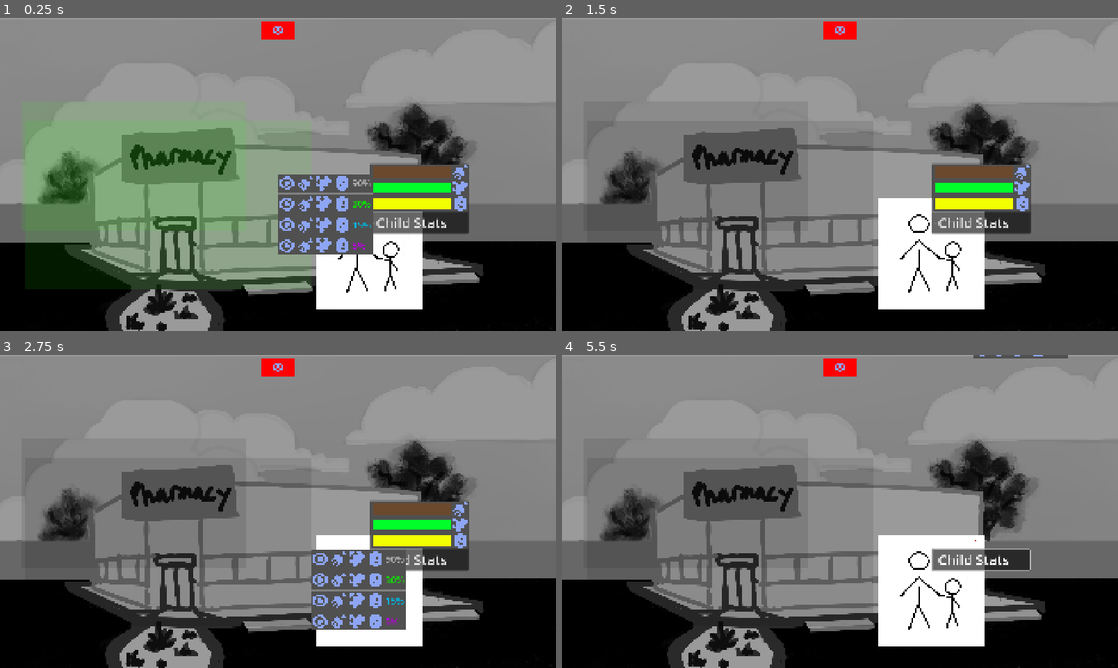
Above: before the commit, frames 1-4 (two rows, left to right).
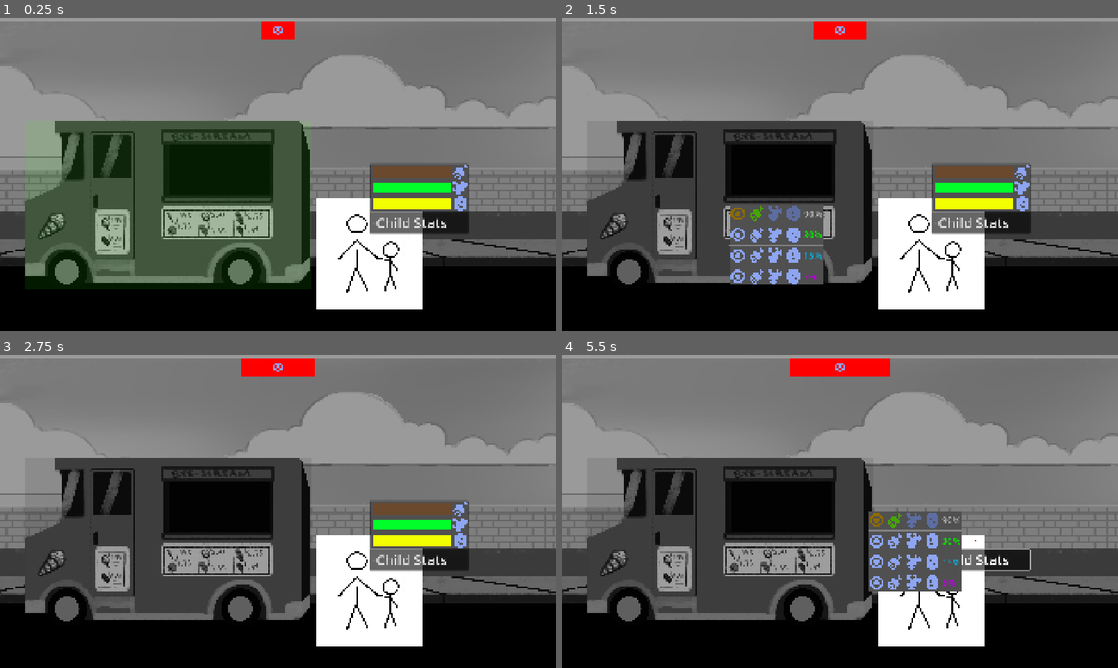
Above: after the commit, the same moments.

Repository: BatmenzDW/Watching-Us
Game: Godot game, scene res://Scenes/Location.tscn
The game is run twice, just before and just after one commit, with the same random seed, the same clock (stepped at 60 frames per second) and the same inputs. The project has no main scene, so this scene is started directly.
Inputs (mouse positions are in pixels of both pictures, inside the frame that each line leads up to):
- Up to frame 1 (0.25 s): no input
- Up to frame 2 (1.5 s): move the mouse to (695, 165) at 0.52 s; press the mouse at (695, 165) at 0.53 s; move the mouse to (728, 205) at 1.27 s; release the mouse at (728, 205) at 1.28 s; click (728, 205) at 1.35 s
- Up to frame 3 (2.75 s): move the mouse to (333, 442) at 2.02 s; press the mouse at (333, 442) at 2.03 s
- Up to frame 4 (5.5 s): move the mouse to (812, 574) at 2.77 s; release the mouse at (812, 574) at 2.78 s; click (812, 574) at 2.85 s; tap Enter at 3.5, 5 s; move the mouse to (1006, 558) at 3.52 s; press the mouse at (1006, 558) at 3.53 s; tap Space at 4.25 s; move the mouse to (673, 464) at 4.27 s; release the mouse at (673, 464) at 4.28 s; click (673, 464) at 4.35 s; move the mouse to (867, 511) at 5.02 s; press the mouse at (867, 511) at 5.03 s

The runs differ from the first frame. In frame 1, 46% of the frame differs, in the area x 0-100%, y 1-100%; in frame 2, 42%; in frame 3, 46%; in frame 4, 46%, in the area x 0-100%, y 0-100%.
Error before the commit: Invalid assignment of property or key 'success_chance' with value of type 'float' on a base object of type 'Area2D (Interactable)'. (res://Scenes/location.gd:3…

Commit message:
Preview UI

Diff:
--- a/Objects/interactable.gd
+++ b/Objects/interactable.gd
@@ -5,7 +5,7 @@
 @onready var collision: CollisionShape2D = $CollisionShape2D
 @onready var highlight: ColorRect = $Highlight
 
-@onready var preview: Interactable_Preview = %Preview
+@export var preview: Interactable_Preview
 
 var stat_bundle : Array[Stats]
 var result_index : int = -1
@@ -32,17 +32,26 @@
 
 	highlight.color = nonhighlight_color
 
+enum Rarity
+{
+	COMMON = 90,
+	UNCOMMON = 30,
+	RARE = 15,
+	EPIC = 05
+}
+
 func _on_input_event(_viewport: Node, event: InputEvent, _shape_idx: int) -> void:
 	if event.is_action_pressed("left_click") and not _has_used:
 		_has_used = true
 		highlight.color = SPENT_COLOR
-
-		#print(success_chance)
-		#if randf() <= success_chance: # random chance of success/fail
-			#_apply_values(success_stats)
-			## TODO: Play audio
-		#else:
-			#_apply_values(fail_stats)
+		var rarities = Rarity.values()
+		for i in range(4):
+			var rare : int = rarities[i]
+			if randi_range(0, 100) <= rare:
+				_apply_values(stat_bundle[i])
+				return
+		# fallback value
+		_apply_values(stat_bundle[0])
 
 func _apply_values(stats: Stats) -> void:
 	SignalBus.apply_stats.emit(stats)
@@ -67,5 +76,6 @@
 
 func _on_mouse_exited() -> void:
 	preview.inside_count -= 1
+	preview.check_setup()
 	if not _has_used:
 		highlight.color = nonhighlight_color
--- a/Resources/interactable_data.gd
+++ b/Resources/interactable_data.gd
@@ -10,8 +10,7 @@
 @export var odds : float = 0.0
 @export var shape : RectangleShape2D
 @export var position : Vector2
-@export var success_stats : Stats
-@export var fail_stats : Stats
+@export var stat_bundle : Array[Stats]
 
 @export var texture : CompressedTexture2D
 @export var texture_position : Vector2
@@ -20,13 +19,3 @@
 @export var hover_audio_key : String
 @export var success_audio_key : String
 @export var fail_audio_key : String
-
-@export var difficulty : Difficulty = Difficulty.EASY
-
-enum Difficulty
-{
-	EASY = 90,
-	MEDIUM = 55,
-	HARD = 35,
-	EXTREME = 10
-}
--- a/Scenes/Location.tscn
+++ b/Scenes/Location.tscn
@@ -1,8 +1,7 @@
-[gd_scene load_steps=11 format=3 uid="uid://ba77hdstaid3"]
+[gd_scene load_steps=10 format=3 uid="uid://ba77hdstaid3"]
 
 [ext_resource type="Script" uid="uid://cgt043qnx762a" path="res://Scenes/location.gd" id="1_tx5l4"]
 [ext_resource type="Script" uid="uid://cn81403dij3yf" path="res://Resources/interactable_data.gd" id="2_643fp"]
-[ext_resource type="Resource" uid="uid://dq3j8leioaftf" path="res://Scenes/Locations/Park/Park.tres" id="3_tx5l4"]
 [ext_resource type="Resource" uid="uid://djumdmp2hu7ae" path="res://Scenes/Locations/IceCreamTruck.tres" id="4_643fp"]
 [ext_resource type="PackedScene" uid="uid://b73o7gyasv71e" path="res://UI/ParanoiaBar.tscn" id="4_a48fp"]
 [ext_resource type="PackedScene" uid="uid://v7eeb3wbfggi" path="res://Objects/Characters/Player.tscn" id="5_mbtcl"]
@@ -15,10 +14,11 @@
 
 [node name="Location" type="Node2D"]
 script = ExtResource("1_tx5l4")
-interactables = Array[ExtResource("2_643fp")]([ExtResource("3_tx5l4"), ExtResource("4_643fp")])
+interactables = Array[ExtResource("2_643fp")]([ExtResource("4_643fp")])
 
 [node name="Preview" parent="." instance=ExtResource("8_cv846")]
 unique_name_in_owner = true
+visible = false
 
 [node name="ParanoiaBar" parent="." instance=ExtResource("4_a48fp")]
 
@@ -30,9 +30,10 @@
 scale = Vector2(0.61, 0.61)
 texture = ExtResource("6_tx5l4")
 
-[node name="Interactable" parent="." instance=ExtResource("7_kusw6")]
+[node name="Interactable" parent="." node_paths=PackedStringArray("preview") instance=ExtResource("7_kusw6")]
 visible = false
 position = Vector2(622, 625)
+preview = NodePath("../Preview")
 
 [node name="CollisionShape2D2" type="CollisionShape2D" parent="Interactable"]
 position = Vector2(264, 6)
--- a/Scenes/Locations/IceCreamTruck.tres
+++ b/Scenes/Locations/IceCreamTruck.tres
@@ -1,26 +1,28 @@
-[gd_resource type="Resource" script_class="Interactable_Data" load_steps=7 format=3 uid="uid://djumdmp2hu7ae"]
+[gd_resource type="Resource" script_class="Interactable_Data" load_steps=9 format=3 uid="uid://djumdmp2hu7ae"]
 
 [ext_resource type="Script" uid="uid://cn81403dij3yf" path="res://Resources/interactable_data.gd" id="1_8wb5a"]
 [ext_resource type="Script" uid="uid://cbpqxd0g56685" path="res://Objects/Stats.gd" id="2_7k7w0"]
 [ext_resource type="Texture2D" uid="uid://cijvu5nbgw7cx" path="res://Assets/Locations/IceCream_Truck.jpg" id="2_t5mse"]
 
+[sub_resource type="RectangleShape2D" id="RectangleShape2D_8wb5a"]
+size = Vector2(987, 582)
+
 [sub_resource type="Resource" id="Resource_t5mse"]
 script = ExtResource("2_7k7w0")
 hunger = 1.0
-fun = -0.1
-happiness = -0.3
-paranoia = 0.3
+paranoia = 0.2
 metadata/_custom_type_script = "uid://cbpqxd0g56685"
-
-[sub_resource type="RectangleShape2D" id="RectangleShape2D_8wb5a"]
-size = Vector2(987, 582)
 
 [sub_resource type="Resource" id="Resource_7k7w0"]
 script = ExtResource("2_7k7w0")
-hunger = 1.0
-fun = 0.1
-happiness = 0.1
-paranoia = 0.1
+metadata/_custom_type_script = "uid://cbpqxd0g56685"
+
+[sub_resource type="Resource" id="Resource_nbfgi"]
+script = ExtResource("2_7k7w0")
+metadata/_custom_type_script = "uid://cbpqxd0g56685"
+
+[sub_resource type="Resource" id="Resource_5odjp"]
+script = ExtResource("2_7k7w0")
 metadata/_custom_type_script = "uid://cbpqxd0g56685"
 
 [resource]
@@ -29,8 +31,7 @@
 odds = 1.0
 shape = SubResource("RectangleShape2D_8wb5a")
 position = Vector2(579, 645)
-success_stats = SubResource("Resource_7k7w0")
-fail_stats = SubResource("Resource_t5mse")
+stat_bundle = Array[ExtResource("2_7k7w0")]([SubResource("Resource_t5mse"), SubResource("Resource_7k7w0"), SubResource("Resource_nbfgi"), SubResource("Resource_5odjp")])
 texture = ExtResource("2_t5mse")
 texture_position = Vector2(1030, 539)
 texture_scale = Vector2(0.61, 0.61)
--- a/Scenes/location.gd
+++ b/Scenes/location.gd
@@ -5,6 +5,7 @@
 @export var interactables : Array[Interactable_Data]
 
 @onready var background: Sprite2D = $Background
+@onready var preview: Interactable_Preview = %Preview
 
 func _ready() -> void:
 	for data in interactables:
@@ -28,13 +29,13 @@
 	interactable.set_collision_shape(data.shape)
 	interactable.position = data.position
 
-	interactable.success_chance = (data.difficulty as int) / 100.0
-	interactable.success_stats = data.success_stats
-	interactable.fail_stats = data.fail_stats
+	interactable.stat_bundle = data.stat_bundle
 
 	interactable.hover_audio_key = data.hover_audio_key
 	interactable.success_audio_key = data.success_audio_key
 	interactable.fail_audio_key = data.fail_audio_key
+
+	interactable.preview = preview
 
 	interactable.highlight.color = interactable.nonhighlight_color
 
--- a/UI/InteractablePreview.tscn
+++ b/UI/InteractablePreview.tscn
@@ -11,6 +11,7 @@
 custom_minimum_size = Vector2(200, 200)
 offset_right = 325.0
 offset_bottom = 276.0
+mouse_filter = 2
 script = ExtResource("1_vdvmp")
 metadata/_custom_type_script = "uid://bbnp0j76y4j3v"
 
@@ -18,17 +19,21 @@
 z_index = 2
 custom_minimum_size = Vector2(100, 100)
 layout_mode = 2
+mouse_filter = 2
 
 [node name="Common" type="HBoxContainer" parent="VBoxContainer"]
 custom_minimum_size = Vector2(125, 25)
 layout_mode = 2
+mouse_filter = 2
 
 [node name="HBoxContainer" type="HBoxContainer" parent="VBoxContainer/Common"]
 custom_minimum_size = Vector2(0, 25)
 layout_mode = 2
+mouse_filter = 2
 
 [node name="MarginContainer" type="MarginContainer" parent="VBoxContainer/Common/HBoxContainer"]
 layout_mode = 2
+mouse_filter = 2
 theme_override_constants/margin_left = 5
 theme_override_constants/margin_top = 5
 theme_override_constants/margin_right = 5
@@ -37,12 +42,14 @@
 [node name="Paranoia" type="TextureRect" parent="VBoxContainer/Common/HBoxContainer/MarginContainer"]
 custom_minimum_size = Vector2(50, 0)
 layout_mode = 2
+mouse_filter = 2
 texture = ExtResource("2_7xiqh")
 expand_mode = 4
 stretch_mode = 5
 
 [node name="MarginContainer2" type="MarginContainer" parent="VBoxContainer/Common/HBoxContainer"]
 layout_mode = 2
+mouse_filter = 2
 theme_override_constants/margin_left = 5
 theme_override_constants/margin_top = 5
 theme_override_constants/margin_right = 5
@@ -51,12 +58,14 @@
 [node name="Hunger" type="TextureRect" parent="VBoxContainer/Common/HBoxContainer/MarginContainer2"]
 custom_minimum_size = Vector2(50, 0)
 layout_mode = 2
+mouse_filter = 2
 texture = ExtResource("3_stg3w")
 expand_mode = 4
 stretch_mode = 5
 
 [node name="MarginContainer3" type="MarginContainer" parent="VBoxContainer/Common/HBoxContainer"]
 layout_mode = 2
+mouse_filter = 2
 theme_override_constants/margin_left = 5
 theme_override_constants/margin_top = 5
 theme_override_constants/margin_right = 5
@@ -65,12 +74,14 @@
 [node name="Fun" type="TextureRect" parent="VBoxContainer/Common/HBoxContainer/MarginContainer3"]
 custom_minimum_size = Vector2(50, 0)
 layout_mode = 2
+mouse_filter = 2
 texture = ExtResource("4_mp1ae")
 expand_mode = 4
 stretch_mode = 5
 
 [node name="MarginContainer4" type="MarginContainer" parent="VBoxContainer/Common/HBoxContainer"]
 layout_mode = 2
+mouse_filter = 2
 theme_override_constants/margin_left = 5
 theme_override_constants/margin_top = 5
 theme_override_constants/margin_right = 5
@@ -79,12 +90,14 @@
 [node name="Happiness" type="TextureRect" parent="VBoxContainer/Common/HBoxContainer/MarginContainer4"]
 custom_minimum_size = Vector2(50, 0)
 layout_mode = 2
+mouse_filter = 2
 texture = ExtResource("5_il1x8")
 expand_mode = 4
 stretch_mode = 5
 
 [node name="MarginContainer" type="MarginContainer" parent="VBoxContainer/Common"]
 layout_mode = 2
+mouse_filter = 2
 theme_override_constants/margin_right = 5
 
 [node name="Label" type="Label" parent="VBoxContainer/Common/MarginContainer"]
@@ -95,6 +108,7 @@
 
 [node name="HSeparator" type="HSeparator" parent="VBoxContainer"]
 layout_mode = 2
+mouse_filter = 2
 
 [node name="Uncommon" type="HBoxContainer" parent="VBoxContainer"]
 custom_minimum_size = Vector2(125, 25)
@@ -114,6 +128,7 @@
 [node name="Paranoia" type="TextureRect" parent="VBoxContainer/Uncommon/HBoxContainer/MarginContainer"]
 custom_minimum_size = Vector2(50, 0)
 layout_mode = 2
+mouse_filter = 2
 texture = ExtResource("2_7xiqh")
 expand_mode = 4
 stretch_mode = 5
@@ -128,6 +143,7 @@
 [node name="Hunger" type="TextureRect" parent="VBoxContainer/Uncommon/HBoxContainer/MarginContainer2"]
 custom_minimum_size = Vector2(50, 0)
 layout_mode = 2
+mouse_filter = 2
 texture = ExtResource("3_stg3w")
 expand_mode = 4
 stretch_mode = 5
@@ -142,6 +158,7 @@
 [node name="Fun" type="TextureRect" parent="VBoxContainer/Uncommon/HBoxContainer/MarginContainer3"]
 custom_minimum_size = Vector2(50, 0)
 layout_mode = 2
+mouse_filter = 2
 texture = ExtResource("4_mp1ae")
 expand_mode = 4
 stretch_mode = 5
@@ -156,6 +173,7 @@
 [node name="Happiness" type="TextureRect" parent="VBoxContainer/Uncommon/HBoxContainer/MarginContainer4"]
 custom_minimum_size = Vector2(50, 0)
 layout_mode = 2
+mouse_filter = 2
 texture = ExtResource("5_il1x8")
 expand_mode = 4
 stretch_mode = 5
@@ -172,6 +190,7 @@
 
 [node name="HSeparator2" type="HSeparator" parent="VBoxContainer"]
 layout_mode = 2
+mouse_filter = 2
 
 [node name="Rare" type="HBoxContainer" parent="VBoxContainer"]
 custom_minimum_size = Vector2(125, 25)
@@ -191,6 +210,7 @@
 [node name="Paranoia" type="TextureRect" parent="VBoxContainer/Rare/HBoxContainer/MarginContainer"]
 custom_minimum_size = Vector2(50, 0)
 layout_mode = 2
+mouse_filter = 2
 texture = ExtResource("2_7xiqh")
 expand_mode = 4
 stretch_mode = 5
@@ -205,6 +225,7 @@
 [node name="Hunger" type="TextureRect" parent="VBoxContainer/Rare/HBoxContainer/MarginContainer2"]
 custom_minimum_size = Vector2(50, 0)
 layout_mode = 2
+mouse_filter = 2
 texture = ExtResource("3_stg3w")
 expand_mode = 4
 stretch_mode = 5
@@ -219,6 +240,7 @@
 [node name="Fun" type="TextureRect" parent="VBoxContainer/Rare/HBoxContainer/MarginContainer3"]
 custom_minimum_size = Vector2(50, 0)
 layout_mode = 2
+mouse_filter = 2
 texture = ExtResource("4_mp1ae")
 expand_mode = 4
 stretch_mode = 5
@@ -233,6 +255,7 @@
 [node name="Happiness" type="TextureRect" parent="VBoxContainer/Rare/HBoxContainer/MarginContainer4"]
 custom_minimum_size = Vector2(50, 0)
 layout_mode = 2
+mouse_filter = 2
 texture = ExtResource("5_il1x8")
 expand_mode = 4
 stretch_mode = 5
@@ -249,6 +272,7 @@
 
 [node name="HSeparator3" type="HSeparator" parent="VBoxContainer"]
 layout_mode = 2
+mouse_filter = 2
 
 [node name="Epic" type="HBoxContainer" parent="VBoxContainer"]
 custom_minimum_size = Vector2(125, 25)
@@ -268,6 +292,7 @@
 [node name="Paranoia" type="TextureRect" parent="VBoxContainer/Epic/HBoxContainer/MarginContainer"]
 custom_minimum_size = Vector2(50, 0)
 layout_mode = 2
+mouse_filter = 2
 texture = ExtResource("2_7xiqh")
 expand_mode = 4
 stretch_mode = 5
@@ -282,6 +307,7 @@
 [node name="Hunger" type="TextureRect" parent="VBoxContainer/Epic/HBoxContainer/MarginContainer2"]
 custom_minimum_size = Vector2(50, 0)
 layout_mode = 2
+mouse_filter = 2
 texture = ExtResource("3_stg3w")
 expand_mode = 4
 stretch_mode = 5
@@ -296,6 +322,7 @@
 [node name="Fun" type="TextureRect" parent="VBoxContainer/Epic/HBoxContainer/MarginContainer3"]
 custom_minimum_size = Vector2(50, 0)
 layout_mode = 2
+mouse_filter = 2
 texture = ExtResource("4_mp1ae")
 expand_mode = 4
 stretch_mode = 5
@@ -310,6 +337,7 @@
 [node name="Happiness" type="TextureRect" parent="VBoxContainer/Epic/HBoxContainer/MarginContainer4"]
 custom_minimum_size = Vector2(50, 0)
 layout_mode = 2
+mouse_filter = 2
 texture = ExtResource("5_il1x8")
 expand_mode = 4
 stretch_mode = 5
@@ -328,4 +356,5 @@
 z_index = 1
 custom_minimum_size = Vector2(100, 100)
 layout_mode = 2
+mouse_filter = 2
 color = Color(0.31431624, 0.3143161, 0.31431603, 1)
--- a/UI/interactable_preview.gd
+++ b/UI/interactable_preview.gd
@@ -31,6 +31,12 @@
 const RARE_COLOR : Color = Color(0x00b4e0ff)
 const EPIC_COLOR : Color = Color(0xbb00e0ff)
 
+const POS_COLOR : Color = Color.CHARTREUSE
+const NEUT_COLOR : Color = Color.DARK_GRAY
+const WEAK_NEG_COLOR : Color = Color.YELLOW
+const MID_NEG_COLOR : Color = Color.ORANGE
+const STRONG_NEG_COLOR : Color = Color.RED
+
 enum Rarity
 {
 	COMMON = 90,
@@ -42,24 +48,43 @@
 var inside_count : int = 0
 var current_inside : Interactable
 
-var stats_1 : Stats
-var stats_2 : Stats
-var stats_3 : Stats
-var stats_4 : Stats
-
 func _process(_delta: float) -> void:
 	if visible:
-		position = get_local_mouse_position()
+		global_position = get_global_mouse_position()
 
-func check_setup(stat_bundle: Array[Stats]) -> void:
+func check_setup(stat_bundle: Array[Stats] = []) -> void:
 	if inside_count <= 0:
 		visible = false
 		return
 	visible = true
 	_setup(stat_bundle)
 
+func _get_color(val:float, inv:bool=false) -> Color:
+	if inv:
+		val = -val
+
+	if val > 0:
+		return POS_COLOR
+
+	if val == 0:
+		return NEUT_COLOR
+
+	if val >= -0.1:
+		return WEAK_NEG_COLOR
+
+	if val >= -0.2:
+		return MID_NEG_COLOR
+
+	return STRONG_NEG_COLOR
+
 func _setup(stat_bundle: Array[Stats]) -> void:
-	pass
+	var stats_1 : Stats = stat_bundle[0]
+	paranoia_1.modulate = _get_color(stats_1.paranoia, true)
+	hunger_1.modulate = _get_color(stats_1.hunger)
+	fun_1.modulate = _get_color(stats_1.fun)
+	happiness_1.modulate = _get_color(stats_1.happiness)
+
+
 
 func _ready() -> void:
 	_init_setup()
